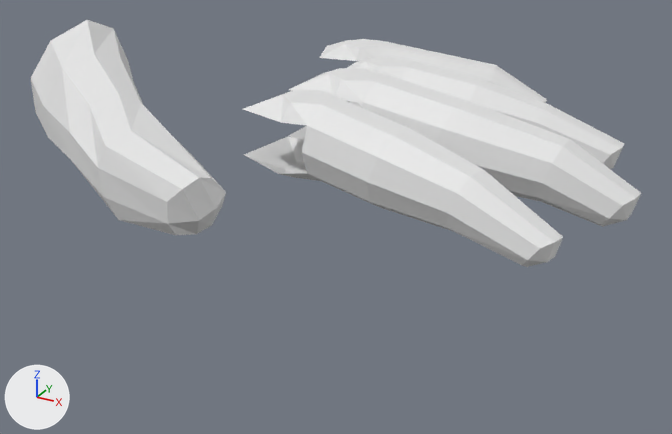
The Blender file NoRigMale.blend as it was, and as the next commit left it.
Camera for both pictures: a 50 mm camera at (0.224, -0.452, 0.155) aimed at (0.006, -0.056, -0.043). The lights are fixed; the arrows at lower left show +X, +Y and +Z.

The older version as bpy lines, for what is in view:
```python
me_cube_002 = bpy.data.meshes.new('Cube.002')
me_cube_002.from_pydata(...)  # 58 vertices, 50 faces; spans x -2.91..6.22, y -1.2..1.13, z -1.5..1.23
me_cube_004 = bpy.data.meshes.new('Cube.004')
me_cube_004.from_pydata(...)  # 58 vertices, 50 faces; spans x -2.91..6.05, y -1.2..1.13, z -1.41..1.23
me_cube_005 = bpy.data.meshes.new('Cube.005')
me_cube_005.from_pydata(...)  # 52 vertices, 46 faces; spans x -9.0..-0.33, y -7.83..-1.16, z -1.07..2.47
ob_cube_002 = bpy.data.objects.new('Cube.002', me_cube_002)
ob_cube_002.location = (0.0208, 0.0247, 0.0)
ob_cube_002.rotation_euler = (0.0, 0.0, 0.0785)  # degrees (0, 0, 4.5)
ob_cube_002.scale = (0.0179, 0.0179, 0.0179)
ob_cube_004 = bpy.data.objects.new('Cube.004', me_cube_004)
ob_cube_004.location = (0.0204, -0.0693, 0.0)
ob_cube_004.rotation_euler = (0.0, 0.0, -0.178)  # degrees (0, 0, -10)
ob_cube_004.scale = (0.0194, 0.0194, 0.0194)
ob_cube_005 = bpy.data.objects.new('Cube.005', me_cube_005)
ob_cube_005.location = (0.0255, -0.0217, 0.0)
ob_cube_005.rotation_euler = (0.0, 0.0, -0.041)  # degrees (0, 0, -2.3)
ob_cube_005.scale = (0.0205, 0.0205, 0.0205)
# also in view: 'Cube.001' at (0.06, -0.023, -0.002); 'Cube.003' at (0.0, 0.074, -0.002)
```
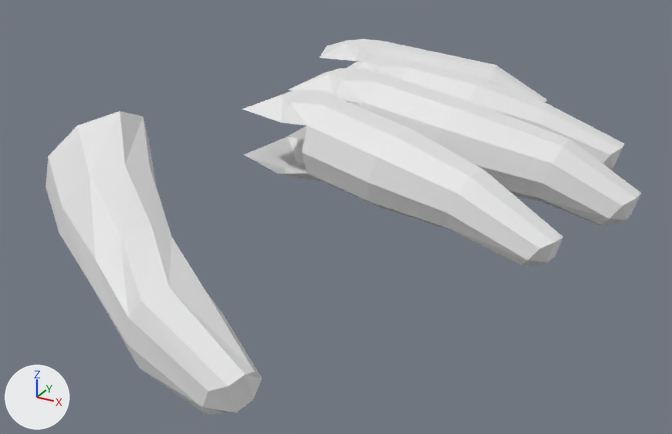
Pixel boxes (x1, y1, x2, y2) of what changed, in the pictures (672 x 434 px; the box of a moved part takes in the faces that stretch with it):
```json
{"object": "Cube.005", "change": "reshaped, moved, turned", "before": [31, 20, 226, 235], "after": [46, 111, 262, 414]}
{"part": 1, "of": "me_cube_005", "change": "moved or reshaped", "before": [44, 54, 226, 235], "after": [59, 166, 262, 414]}
```

The change, as JSON lines over the scene's bpy script:
```json
{"block": "me_cube_005", "where": "me_cube_005.from_pydata(...)  # 52 vertices, 46 faces; spans x -9.0..-0.33, y -7.83..-1.16, z -1.07..2.47"}
{"block": "me_cube_005", "where": "# used by ob_cube_005; location = (0.0255, -0.0217, 0.0); rotation_euler = (0.0, 0.0, -0.041), in degrees (0, 0, -2.3); scale = (0.0205, 0.0205, 0.0205)"}
{"block": "me_cube_005", "change": "me_cube_005 part 1: all 32 vertices in x -5.38..-0.33, y -7.83..-4.46, z -0.97..1.49 are multiplied about their middle by the matrix ((0.998, -0.065, -0.001), (0.065, 0.998, 0.017), (0.0, -0.017, 1.0)), then moved by (-0.03, 0.31, 0.0)"}
{"op": "set", "path": "ob_cube_005.location", "old": "(0.0255, -0.0217, 0.0)", "new": "(0.0494, -0.0493, -0.0765)"}
{"op": "set", "path": "ob_cube_005.rotation_euler", "old": "(0.0, 0.0, -0.041)", "new": "(-0.0107, 0.255, -0.0424)", "note": "degrees (0, 0, -2.3) -> degrees (-0.6, 15, -2.4)"}
```
